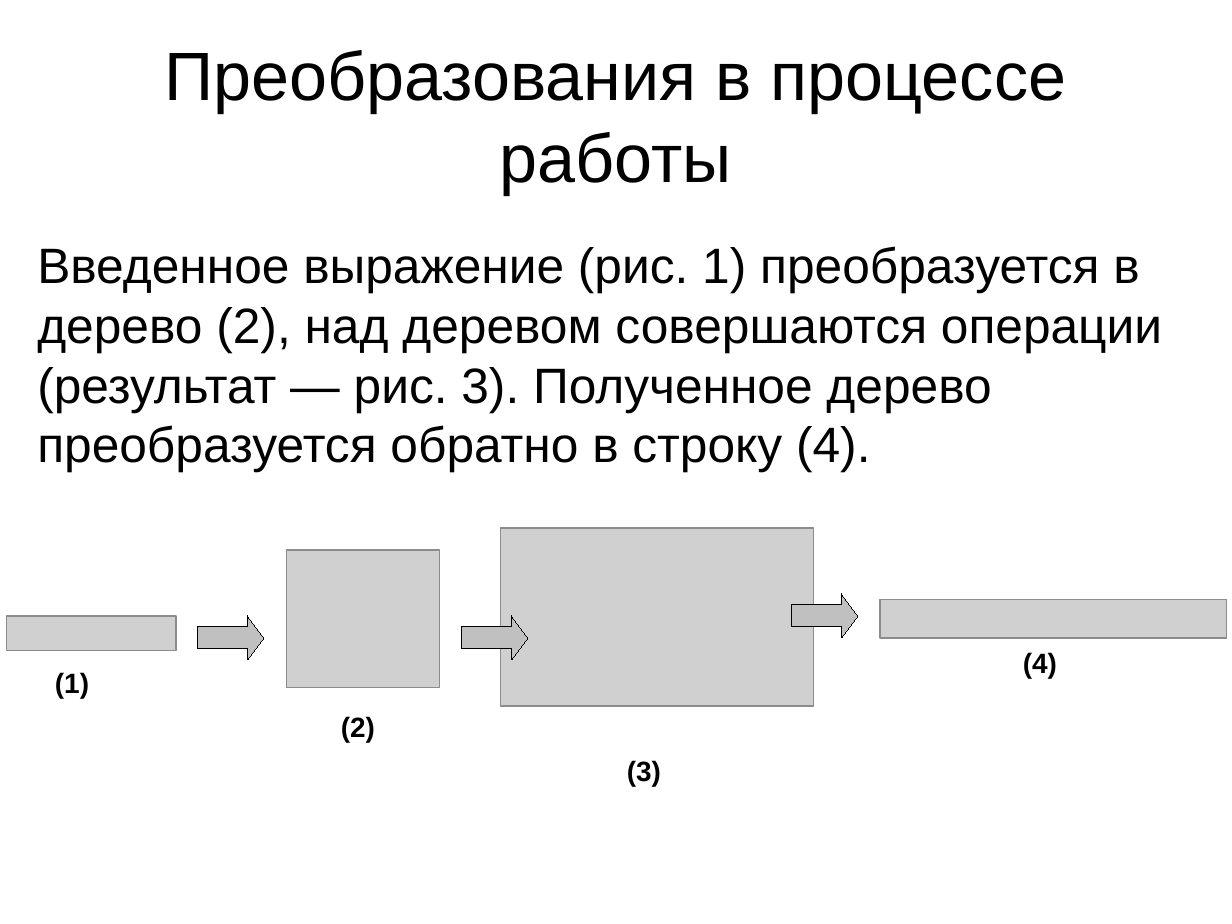
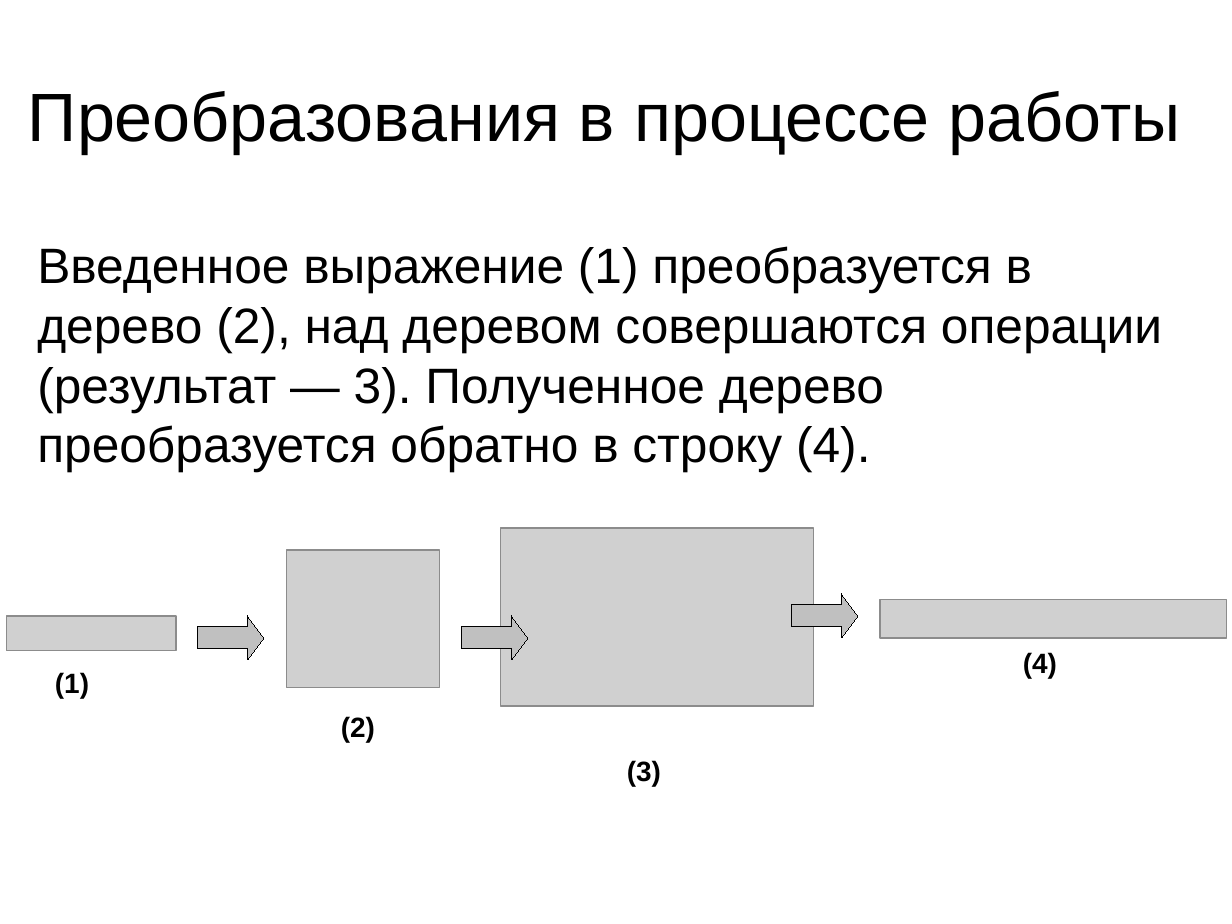
Before and after one commit to sergeivolodin/Diff, a slide deck: slide 3 of p.odp. Drawn at 1232x924 pixels with LibreOffice and Linux fonts; fonts in the diff are those of the drawing; grey boxes stand for pictures. Boxes give left, top, right and bottom in pixels: in the first picture for what was removed or moved away, otherwise in the second. Text is boxed around its words. In the diff, an @@ line names an element or a change of style, - is before the commit and + after.

```diff
--- a/p.odp
+++ b/p.odp
@@ title "Преобразования в процессе работы" rewrapped from (165,50,1066,194) to (28,91,1181,153) @@
@@ text at (37,246,1162,472): text changed @@
-Введенное выражение (рис. 1) преобразуется в дерево (2), над деревом совершаются операции (результат — рис. 3). Полученное дерево преобразуется обратно в строку (4).
+Введенное выражение (1) преобразуется в дерево (2), над деревом совершаются операции (результат — 3). Полученное дерево преобразуется обратно в строку (4).
```
Also in this commit, not shown: 4 other slides changed, 1 slide added, 7 other files.
